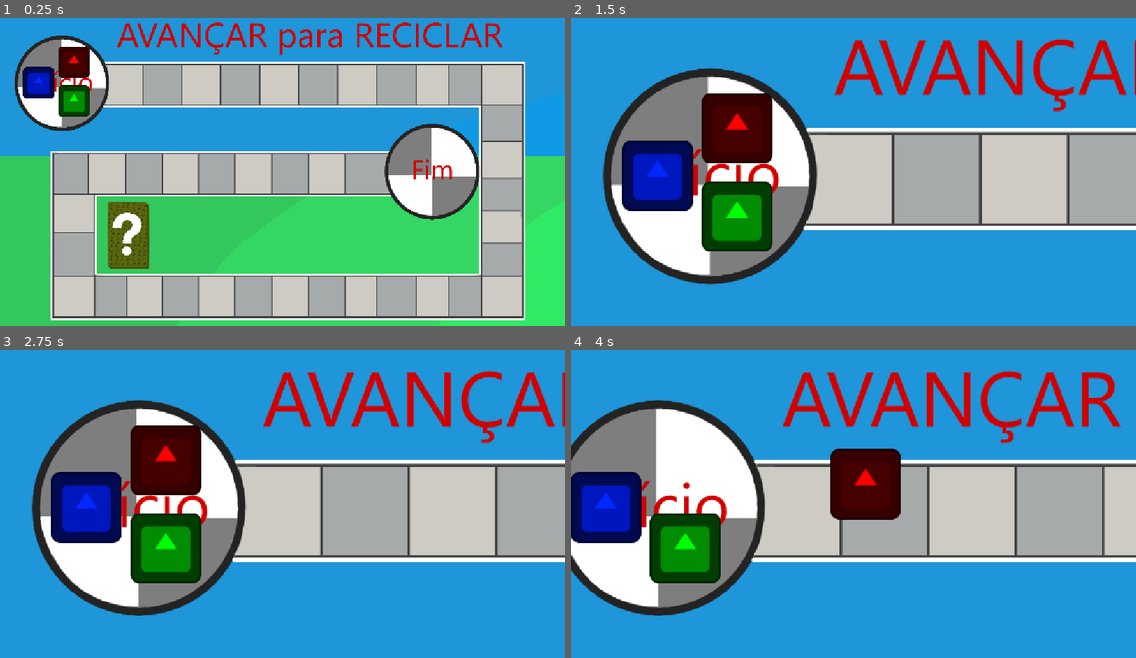
Above: before the commit, frames 1-4 (two rows, left to right).
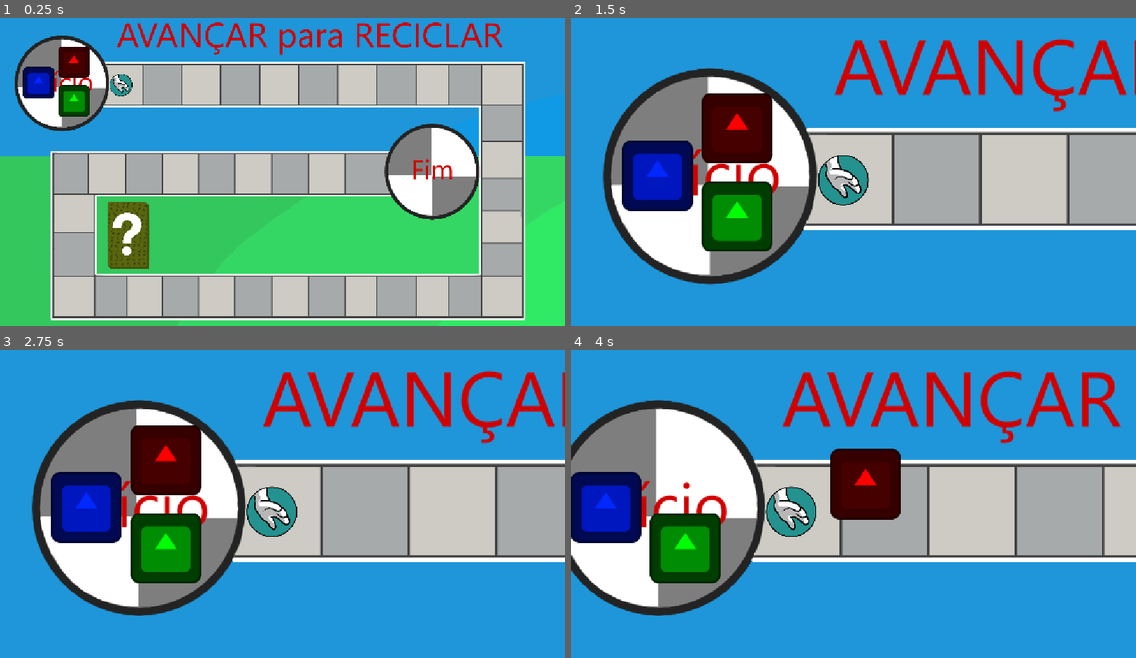
Above: after the commit, the same moments.

Repository: LitheFulminare/avancar-para-reciclar-XP5
Game: Godot game, scene res://Scenes/Game/game_scene.tscn
Same seed, same stepped clock (60 frames per second), same inputs: the game is played once before the commit and once after it. The engine's default icon, where the game draws it, is replaced by a stand-in: a white triangle on a blue panel in a dark square.
Inputs (mouse positions are in pixels of both pictures, inside the frame that each line leads up to):
- Up to frame 1 (0.25 s): no input
- Up to frame 2 (1.5 s): tap Enter at 0.5 s; move the mouse to (977, 150) at 0.52 s; hold Mouse wheel up (Camera zoom in) 0.53-1.28 s; move the mouse to (740, 184) at 1.27 s; tap Mouse wheel down (Camera zoom out) at 1.35 s
- Up to frame 3 (2.75 s): tap Space (Confirm) at 2 s; move the mouse to (339, 430) at 2.02 s; hold Space (Confirm) from 2.03 s (still down)
- Up to frame 4 (4 s): move the mouse to (825, 562) at 2.77 s; release Space (Confirm) at 2.78 s; tap S (Move camera down) at 2.85 s; tap Space (Confirm) at 3.5 s; move the mouse to (1023, 547) at 3.52 s; hold A (Move camera left) from 3.53 s (still down)

The runs differ from the first frame. In frame 1, 0.2% of the frame differs, in the area x 19-24%, y 18-26%; in frame 2, 1.0%; in frame 3, 1.0%; in frame 4, 1.0%, in the area x 34-44%, y 44-61%.

Commit message:
update square image in-editor
I still have to assign the sprites to each square type resource

Diff:
--- a/avancar para reciclar/Prototyping/map test.tscn
+++ b/avancar para reciclar/Prototyping/map test.tscn
@@ -1,11 +1,11 @@
 [gd_scene load_steps=11 format=3 uid="uid://chykjqi524s2r"]
 
-[ext_resource type="Texture2D" uid="uid://c36jllb542e4c" path="res://Assets/Sprites/Map/mapa placeholder 2.png" id="1_114w1"]
 [ext_resource type="Script" uid="uid://bhr6ih856bx5t" path="res://Scripts/Managers/round_manager.gd" id="1_oqp8s"]
 [ext_resource type="Script" uid="uid://d4gbcggnn7frc" path="res://Scripts/Managers/path_manager.gd" id="2_81x0c"]
 [ext_resource type="PackedScene" uid="uid://b2bk0jwfl75h8" path="res://Scenes/Game/scrolling_camera.tscn" id="2_y42xc"]
 [ext_resource type="Script" uid="uid://cgcqsdu20e0sf" path="res://Scripts/Managers/square_manager.gd" id="3_q0u56"]
 [ext_resource type="Script" uid="uid://ciduw2o807kd3" path="res://Scripts/Managers/question resource manager.gd" id="4_riorq"]
+[ext_resource type="Texture2D" uid="uid://c36jllb542e4c" path="res://Assets/Sprites/Maps/mapa placeholder 2.png" id="5_oqp8s"]
 [ext_resource type="Texture2D" uid="uid://d2bl6tcfe6e5o" path="res://Assets/Sprites/Cards/Question cards/Stack of question cards.png" id="6_ahe86"]
 [ext_resource type="PackedScene" uid="uid://bakufkwaxuiuk" path="res://Scenes/Player/Player.tscn" id="7_v5epi"]
 [ext_resource type="PackedScene" uid="uid://3er41vmhjoi4" path="res://Scenes/Map Elements/Square.tscn" id="8_5w0ha"]
@@ -35,7 +35,7 @@
 
 [node name="BG sprite" type="Sprite2D" parent="BG and Map Elements"]
 scale = Vector2(1.21, 1.21)
-texture = ExtResource("1_114w1")
+texture = ExtResource("5_oqp8s")
 centered = false
 
 [node name="Stack of question cards" type="Sprite2D" parent="BG and Map Elements"]
--- a/avancar para reciclar/Resources/Map Elements/Squares/Collect trash.tres
+++ b/avancar para reciclar/Resources/Map Elements/Squares/Collect trash.tres
@@ -1,8 +1,10 @@
-[gd_resource type="Resource" script_class="SquareStats" load_steps=2 format=3 uid="uid://deauvaioy08lj"]
+[gd_resource type="Resource" script_class="SquareStats" load_steps=3 format=3 uid="uid://deauvaioy08lj"]
 
 [ext_resource type="Script" uid="uid://djo0ibe5y6lo3" path="res://Scripts/Map elements/square resource.gd" id="1_0p5o7"]
+[ext_resource type="Texture2D" uid="uid://bl4rkpvwdms2y" path="res://Assets/Sprites/Squares/Collect trash.png" id="2_ctxh1"]
 
 [resource]
 script = ExtResource("1_0p5o7")
+sprite = ExtResource("2_ctxh1")
 type = 1
 metadata/_custom_type_script = "uid://djo0ibe5y6lo3"
--- a/avancar para reciclar/Scenes/Game/game_scene.tscn
+++ b/avancar para reciclar/Scenes/Game/game_scene.tscn
@@ -2,11 +2,11 @@
 
 [ext_resource type="Script" uid="uid://bhr6ih856bx5t" path="res://Scripts/Managers/round_manager.gd" id="1_x87qo"]
 [ext_resource type="Script" uid="uid://cgcqsdu20e0sf" path="res://Scripts/Managers/square_manager.gd" id="2_83mwp"]
-[ext_resource type="Texture2D" uid="uid://dnlh52pyr57r1" path="res://Assets/Sprites/Map/Mapa_Avacar_para_reciclar_1.png" id="2_c53t7"]
 [ext_resource type="Script" uid="uid://d4gbcggnn7frc" path="res://Scripts/Managers/path_manager.gd" id="2_jxx51"]
 [ext_resource type="PackedScene" uid="uid://bakufkwaxuiuk" path="res://Scenes/Player/Player.tscn" id="3_ihfs7"]
 [ext_resource type="Script" uid="uid://ciduw2o807kd3" path="res://Scripts/Managers/question resource manager.gd" id="3_u63k7"]
 [ext_resource type="PackedScene" uid="uid://3er41vmhjoi4" path="res://Scenes/Map Elements/Square.tscn" id="4_7r8ec"]
+[ext_resource type="Texture2D" uid="uid://dnlh52pyr57r1" path="res://Assets/Sprites/Maps/Mapa_Avacar_para_reciclar_1.png" id="5_jxx51"]
 [ext_resource type="Texture2D" uid="uid://d2bl6tcfe6e5o" path="res://Assets/Sprites/Cards/Question cards/Stack of question cards.png" id="5_u011v"]
 [ext_resource type="Resource" uid="uid://deauvaioy08lj" path="res://Resources/Map Elements/Squares/Collect trash.tres" id="6_m6pt0"]
 [ext_resource type="PackedScene" uid="uid://b2bk0jwfl75h8" path="res://Scenes/Game/scrolling_camera.tscn" id="8_wsift"]
@@ -36,7 +36,7 @@
 [node name="BG sprite" type="Sprite2D" parent="BG and Map Elements"]
 position = Vector2(576, 326)
 scale = Vector2(0.6, 0.603704)
-texture = ExtResource("2_c53t7")
+texture = ExtResource("5_jxx51")
 
 [node name="Stack of question cards" type="Sprite2D" parent="BG and Map Elements"]
 position = Vector2(261, 462)
--- a/avancar para reciclar/Scenes/Map Elements/Square.tscn
+++ b/avancar para reciclar/Scenes/Map Elements/Square.tscn
@@ -2,7 +2,9 @@
 
 [ext_resource type="Script" uid="uid://cj6p1vb1p554o" path="res://Scripts/Map elements/square.gd" id="1_bmo2i"]
 
-[node name="Square" type="Node2D"]
+[node name="Square" type="Node2D" node_paths=PackedStringArray("square_sprite")]
+scale = Vector2(0.15, 0.15)
 script = ExtResource("1_bmo2i")
+square_sprite = NodePath("Sprite2D")
 
 [node name="Sprite2D" type="Sprite2D" parent="."]
--- a/avancar para reciclar/Scripts/Map elements/square resource.gd
+++ b/avancar para reciclar/Scripts/Map elements/square resource.gd
@@ -1,5 +1,5 @@
 class_name SquareStats
 extends Resource
 
-@export var sprite: Image
+@export var sprite: Texture2D
 @export var type: SquareManager.square_type
--- a/avancar para reciclar/Scripts/Map elements/square.gd
+++ b/avancar para reciclar/Scripts/Map elements/square.gd
@@ -1,13 +1,20 @@
-#@tool
+@tool
 
 class_name Square
 extends Node2D
 
 @export var stats: SquareStats
+@export var square_sprite: Sprite2D
 
-#func _process(delta: float) -> void:
-	#if Engine.is_editor_hint():
-		#return
+func _ready() -> void:
+	if stats != null && stats.sprite != null:
+		square_sprite.texture = stats.sprite
+
+func _process(delta: float) -> void:
+	if Engine.is_editor_hint():
+		if square_sprite != null:
+			if stats != null && stats.sprite != null:
+				square_sprite.texture = stats.sprite
 
 func action() -> void:
 	get_tree().call_group("Square Manager", "action", stats.type)
